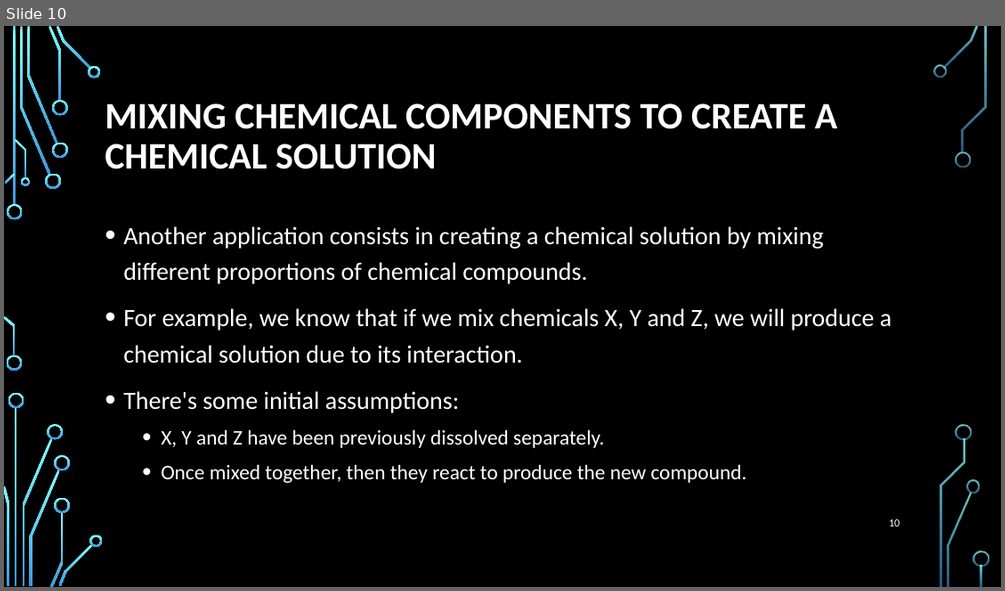
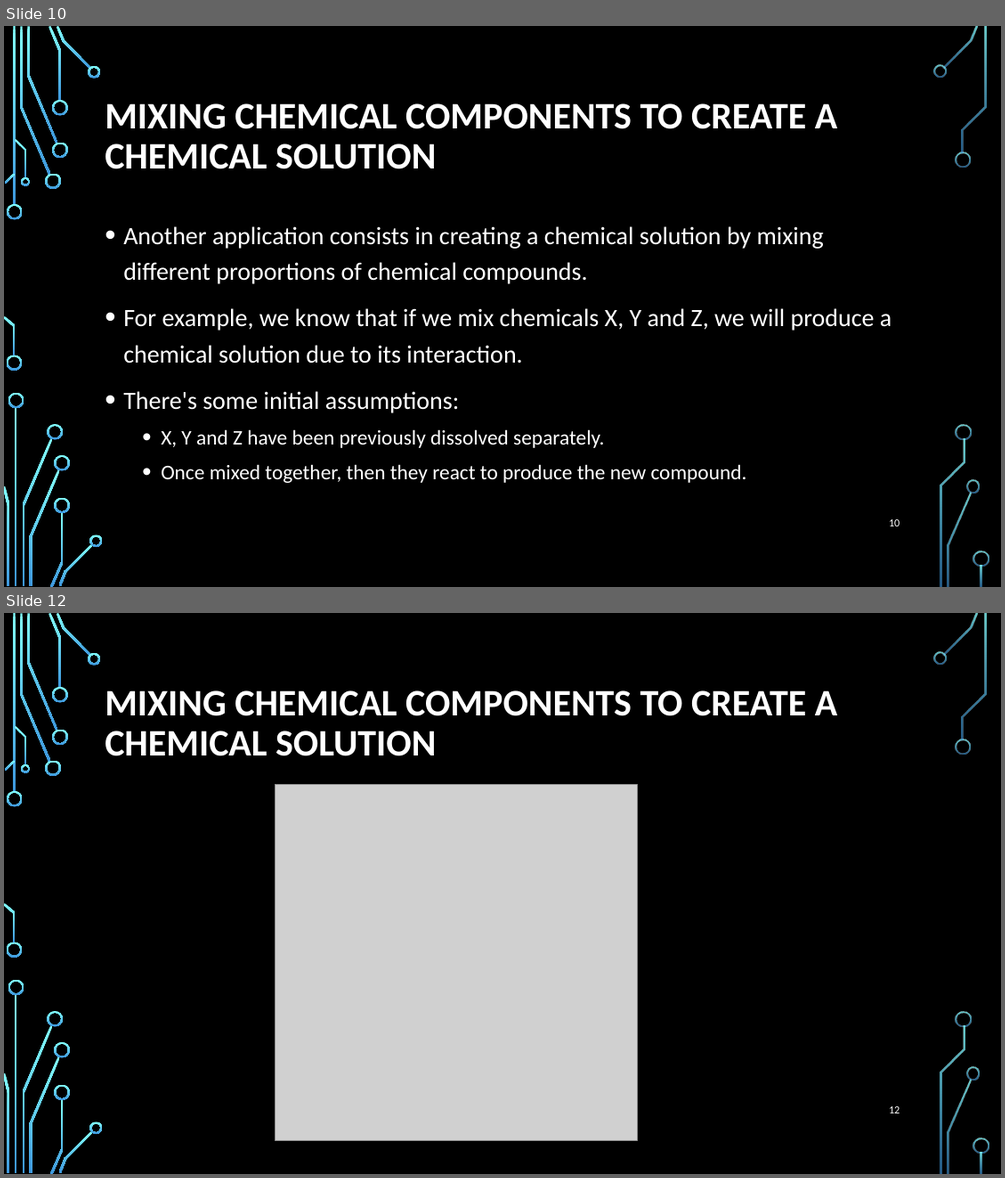
Before and after one commit to carlespoles/DSCI6001-student, a slide deck: week3/3.4/DSCI6001-FinalProject-CPM.pptx. Shown one above the other, each under a label of ours: slide 10 before the commit, slides 10 and 12 after it; the slides between them are not shown. The pictures are 1005x591 and 1005x1178 pixels, drawn with LibreOffice and Linux fonts; fonts in the diff are those of the drawing; grey boxes stand for pictures; background and template pictures are left out. Boxes give left, top, right and bottom in pixels: in the first picture for what was removed or moved away, otherwise in the second. Text is boxed around its words. In the diff, an @@ line names an element or a change of style, - is before the commit and + after.

```diff
--- a/week3/3.4/DSCI6001-FinalProject-CPM.pptx
+++ b/week3/3.4/DSCI6001-FinalProject-CPM.pptx
@@ slide 12 added at <box>4,613,1001,1174</box>, background picture (left out); not listed: 36 template elements that a slide beside it also shows @@
@@ title added at <box>105,690,837,756</box>, 36 pt, text #FFFFFF, bold @@
+MIXING CHEMICAL COMPONENTS TO CREATE A CHEMICAL SOLUTION
@@ picture added at <box>275,784,638,1140</box> @@
@@ page number added at <box>889,1106,899,1113</box>, 10.5 pt, text #FFFFFF @@
+12
```
Also in this commit, not shown: 3 other slides added, 1 other file.
